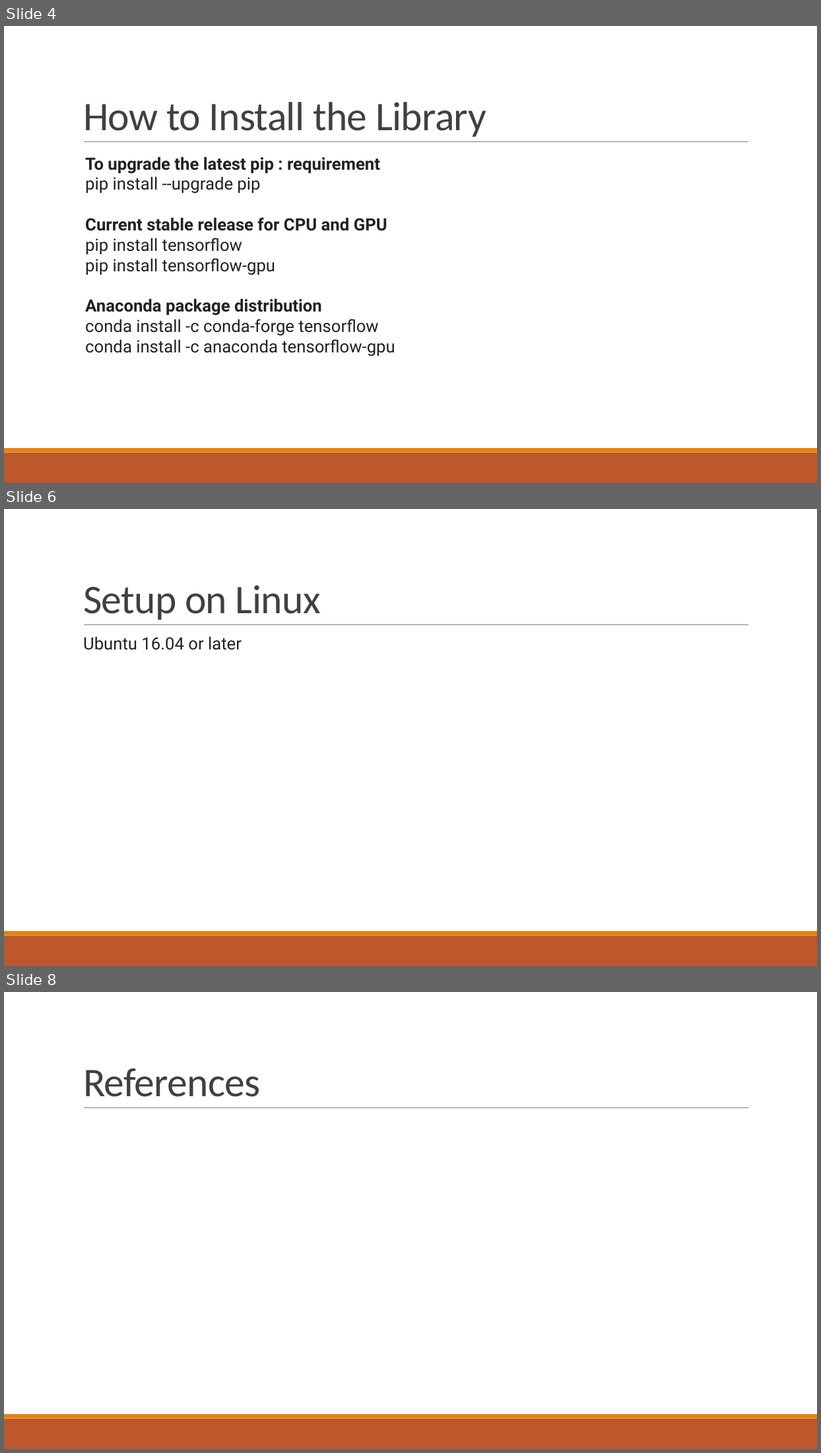
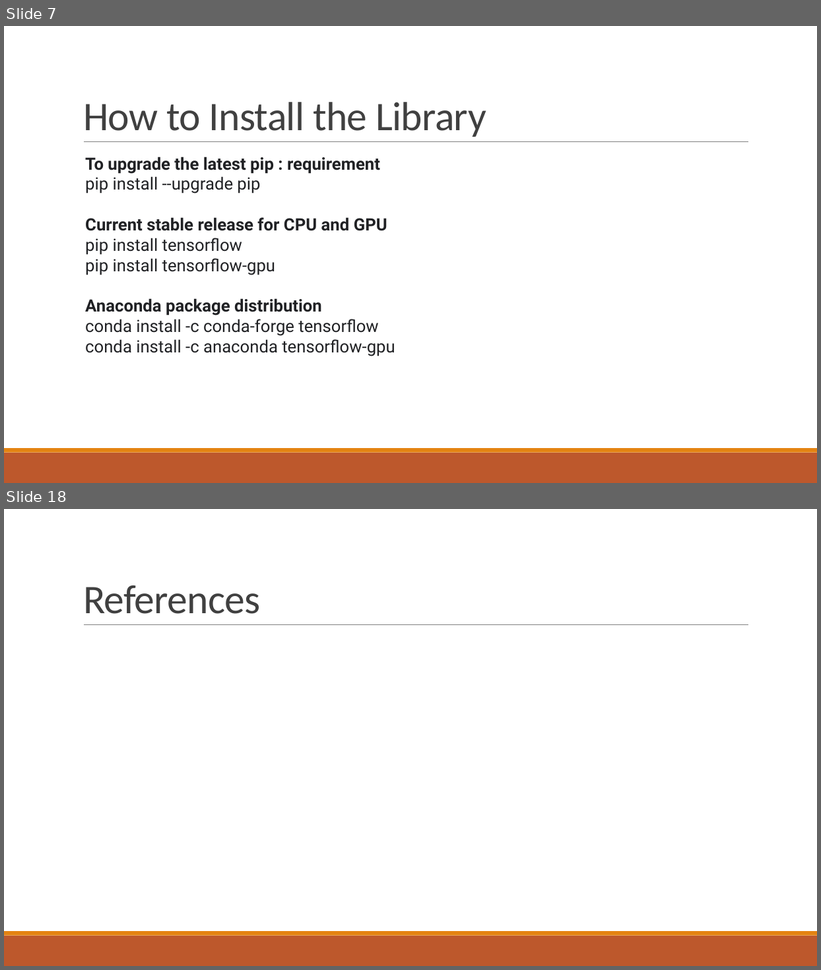
Before and after one commit to agx01/tf_presentation, a slide deck: Tensorflow_presentation.pptx. Shown one above the other, each under a label of ours: slides 4, 6 and 8 before the commit, slides 7 and 18 after it; the slides between them are not shown. The pictures are 821x1453 and 821x970 pixels, drawn with LibreOffice and Linux fonts; fonts in the diff are those of the drawing. Boxes give left, top, right and bottom in pixels: in the first picture for what was removed or moved away, otherwise in the second. Text is boxed around its words. In the diff, an @@ line names an element or a change of style, - is before the commit and + after.

```diff
--- a/Tensorflow_presentation.pptx
+++ b/Tensorflow_presentation.pptx
@@ slide 6 removed at (4,509,817,966), background #FFFFFF; not listed: 3 template elements that a slide beside it also shows @@
@@ title removed at (83,585,321,620) @@
-Setup on Linux
@@ text removed at (83,636,242,650) @@
-  Ubuntu 16.04 or later
@@ what was slide 4 is now slide 7 @@
@@ what was slide 8 is now slide 18 @@
```
Also in this commit, not shown: 3 slides changed, 12 slides added, 1 other slide removed, 7 other files.
